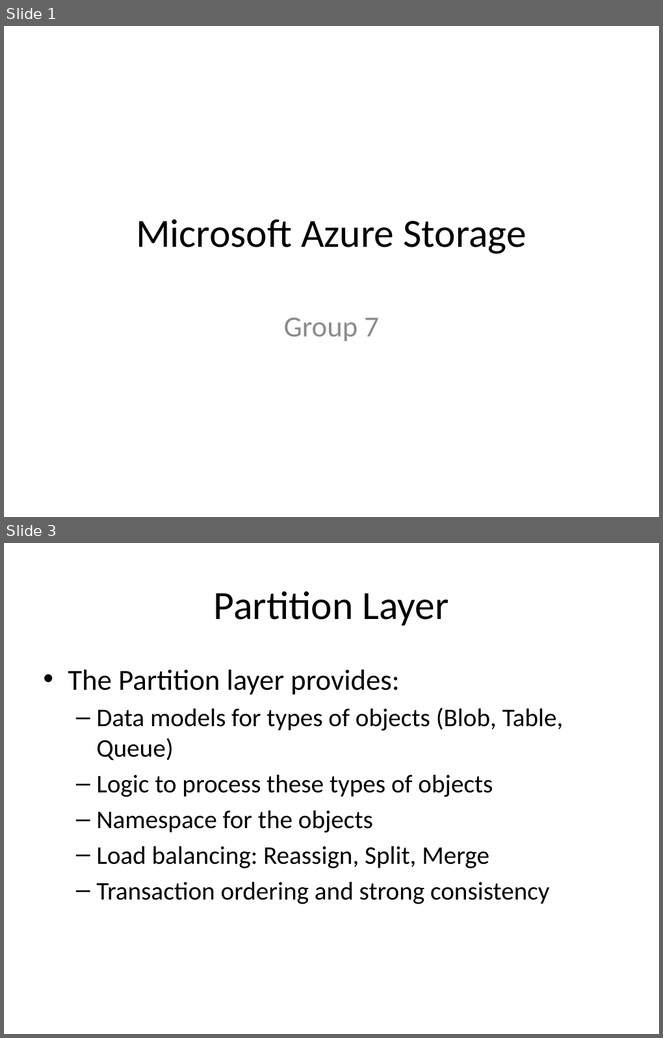
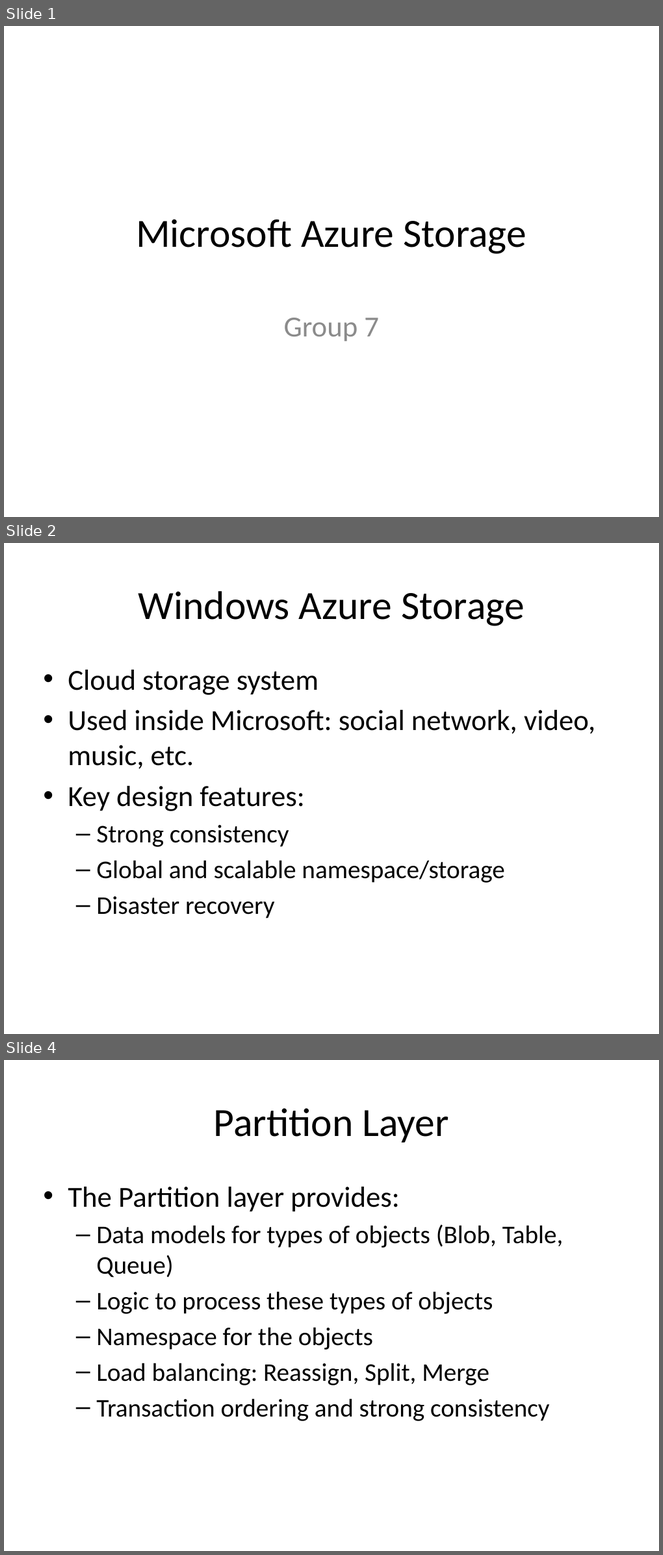
Before and after one commit to pnquanganh/distributed-storage-system, a slide deck: Paper Presentation/Merge.pptx. Shown one above the other, each under a label of ours: slides 1 and 3 before the commit, slides 1, 2 and 4 after it; the slides between them are not shown. The pictures are 663x1038 and 663x1555 pixels, drawn with LibreOffice and Linux fonts; fonts in the diff are those of the drawing. Boxes give left, top, right and bottom in pixels: in the first picture for what was removed or moved away, otherwise in the second. Text is boxed around its words. In the diff, an @@ line names an element or a change of style, - is before the commit and + after.

```diff
--- a/Paper Presentation/Merge.pptx
+++ b/Paper Presentation/Merge.pptx
@@ slide 2 added at box(4, 543, 659, 1034), background #FFFFFF @@
@@ title added at box(139, 591, 525, 626), 44 pt, text #000000 @@
+Windows Azure Storage
@@ text added at box(68, 670, 596, 919), 32 pt, text #000000 @@
+• Cloud storage system
+• Used inside Microsoft: social network, video, music, etc.
+• Key design features:
+  – Strong consistency
+  – Global and scalable namespace/storage
+  – Disaster recovery
@@ what was slide 3 is now slide 4 @@
```
Also in this commit, not shown: 1 slide changed, 1 other slide added.
